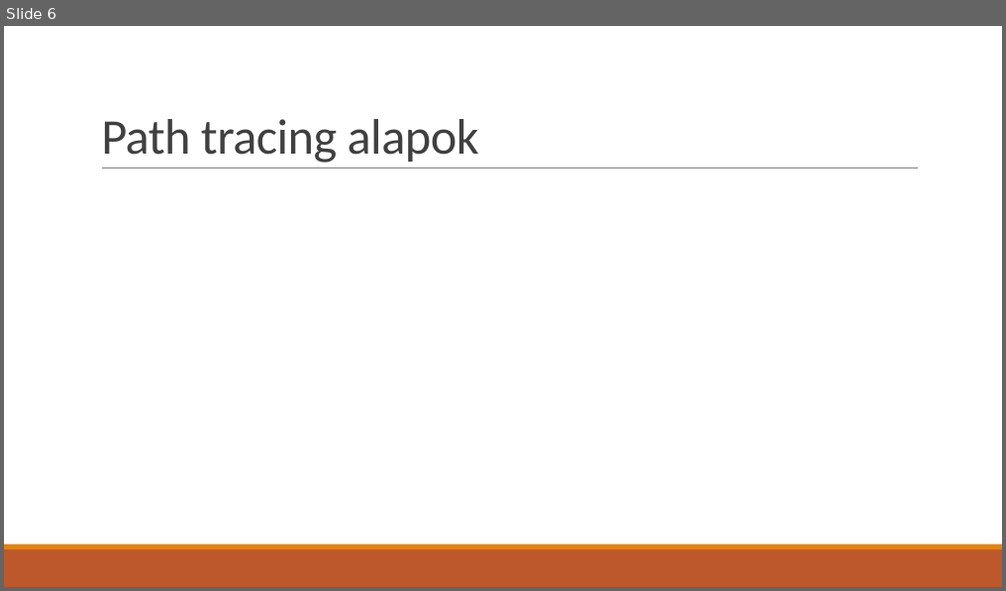
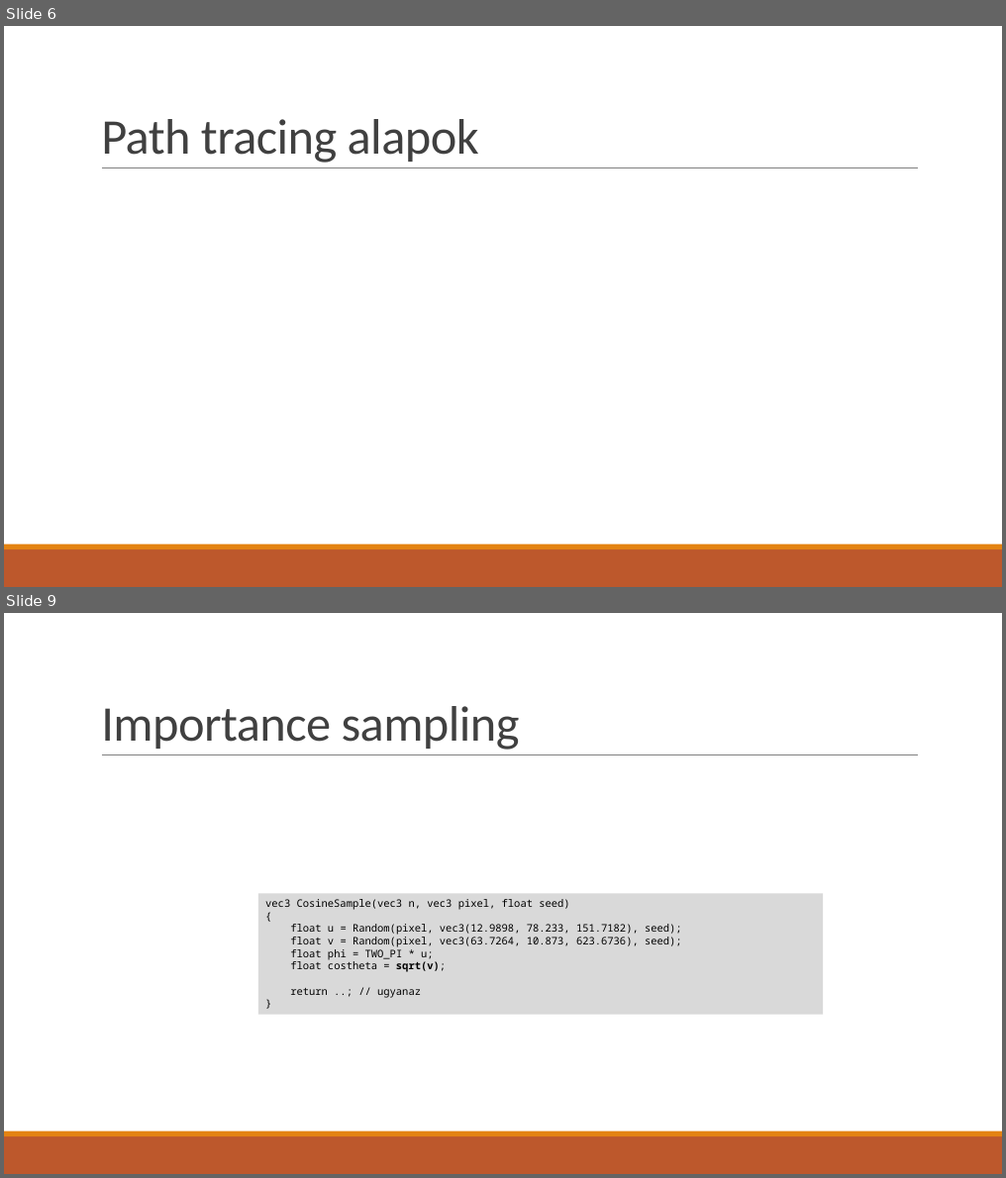
Before and after one commit to asylum2010/Asylum-s-ELTE-Exercises, a slide deck: PBR_EA_02.pptx. Shown one above the other, each under a label of ours: slide 6 before the commit, slides 6 and 9 after it; the slides between them are not shown. The pictures are 1006x591 and 1006x1178 pixels, drawn with LibreOffice and Linux fonts; fonts in the diff are those of the drawing; grey boxes stand for pictures. Boxes give left, top, right and bottom in pixels: in the first picture for what was removed or moved away, otherwise in the second. Text is boxed around its words. In the diff, an @@ line names an element or a change of style, - is before the commit and + after.

```diff
--- a/PBR_EA_02.pptx
+++ b/PBR_EA_02.pptx
@@ slide 9 added at bbox=[4, 613, 1002, 1174], background #FFFFFF; not listed: 3 template elements that a slide beside it also shows @@
@@ title added at bbox=[101, 706, 520, 750], 48 pt, text #404040 @@
+Importance sampling
@@ rectangle added at bbox=[258, 894, 823, 1015], fill #D9D9D9, 10 pt, text #000000 @@
+vec3 CosineSample(vec3 n, vec3 pixel, float seed)
+{
+float u = Random(pixel, vec3(12.9898, 78.233, 151.7182), seed);
+float v = Random(pixel, vec3(63.7264, 10.873, 623.6736), seed);
+float phi = TWO_PI * u;
+float costheta = sqrt(v);
+return ..; // ugyanaz
+}
```
Also in this commit, not shown: 1 slide changed, 2 other slides added, 1 slide removed.
